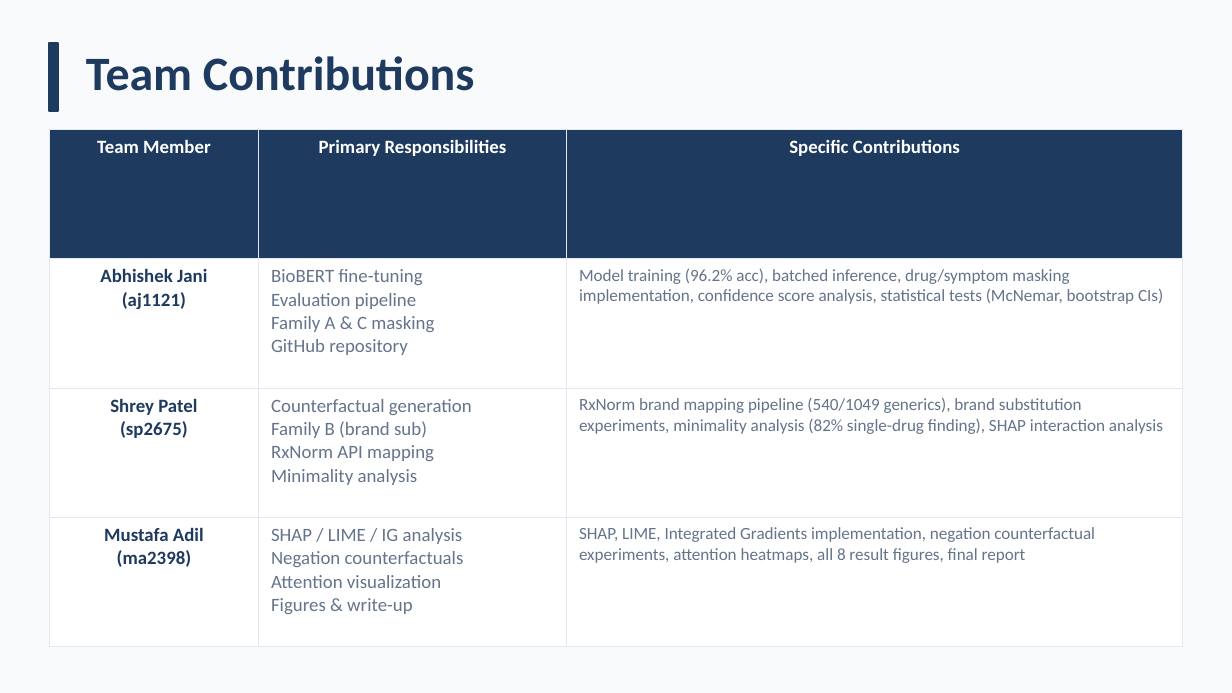
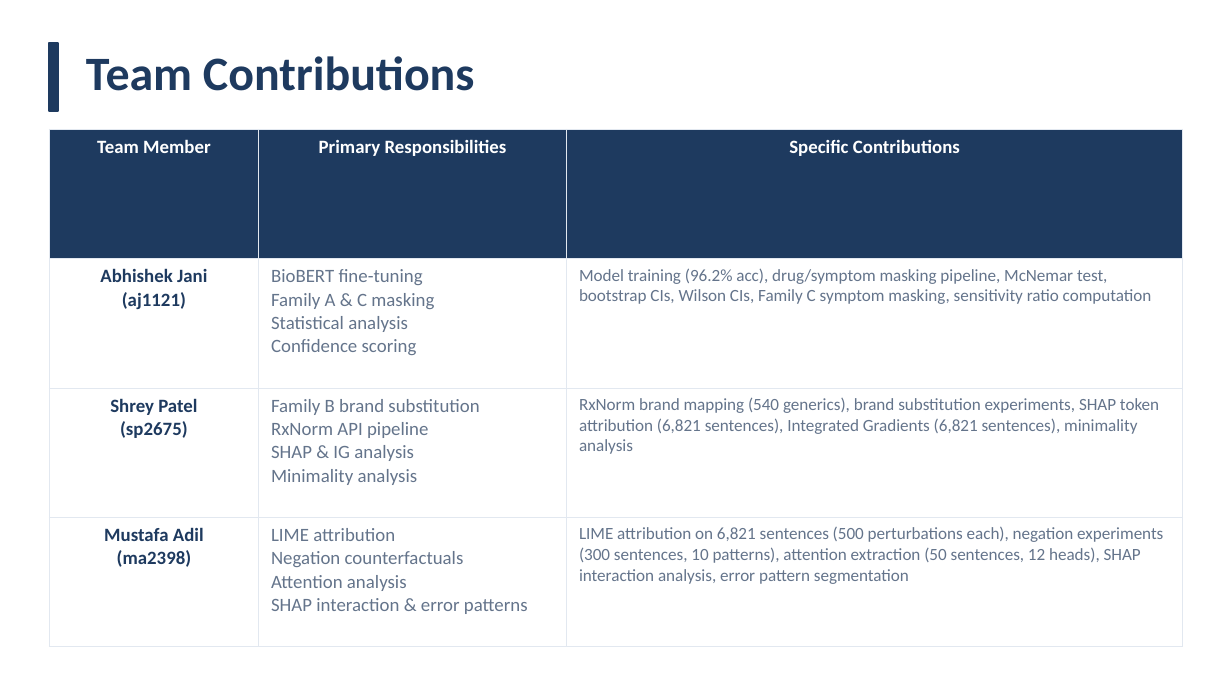
Before and after one commit to abhishekjani123/Revolutionizing-Clinical-Safety-Explainable-AI-for-Adverse-Drug-Event-Detection, a slide deck: slide 9 of Final.pptx. Drawn at 1232x693 pixels with LibreOffice and Linux fonts; fonts in the diff are those of the drawing. Boxes give left, top, right and bottom in pixels: in the first picture for what was removed or moved away, otherwise in the second. Text is boxed around its words. In the diff, an @@ line names an element or a change of style, - is before the commit and + after.

Commit message:
Update Final.pptx presentation

```diff
--- a/Final.pptx
+++ b/Final.pptx
@@ background #F8FAFC to #FFFFFF @@
@@ table at <box>49,129,1183,647</box> @@
-row 2, column 2: BioBERT fine-tuning / Evaluation pipeline / Family A & C masking / GitHub repository
+row 2, column 2: BioBERT fine-tuning / Family A & C masking / Statistical analysis / Confidence scoring
-row 2, column 3: Model training (96.2% acc), batched inference, drug/symptom masking implementation, confidence score analysis, statistical tests (McNemar, bootstrap CIs)
+row 2, column 3: Model training (96.2% acc), drug/symptom masking pipeline, McNemar test, bootstrap CIs, Wilson CIs, Family C symptom masking, sensitivity ratio computation
-row 3, column 2: Counterfactual generation / Family B (brand sub) / RxNorm API mapping / Minimality analysis
+row 3, column 2: Family B brand substitution / RxNorm API pipeline / SHAP & IG analysis / Minimality analysis
-row 3, column 3: RxNorm brand mapping pipeline (540/1049 generics), brand substitution experiments, minimality analysis (82% single-drug finding), SHAP interaction analysis
+row 3, column 3: RxNorm brand mapping (540 generics), brand substitution experiments, SHAP token attribution (6,821 sentences), Integrated Gradients (6,821 sentences), minimality analysis
-row 4, column 2: SHAP / LIME / IG analysis / Negation counterfactuals / Attention visualization / Figures & write-up
+row 4, column 2: LIME attribution Negation counterfactuals Attention analysis SHAP interaction & error patterns
-row 4, column 3: SHAP, LIME, Integrated Gradients implementation, negation counterfactual experiments, attention heatmaps, all 8 result figures, final report
+row 4, column 3: LIME attribution on 6,821 sentences (500 perturbations each), negation experiments (300 sentences, 10 patterns), attention extraction (50 sentences, 12 heads), SHAP interaction analysis, error pattern segmentation
```
